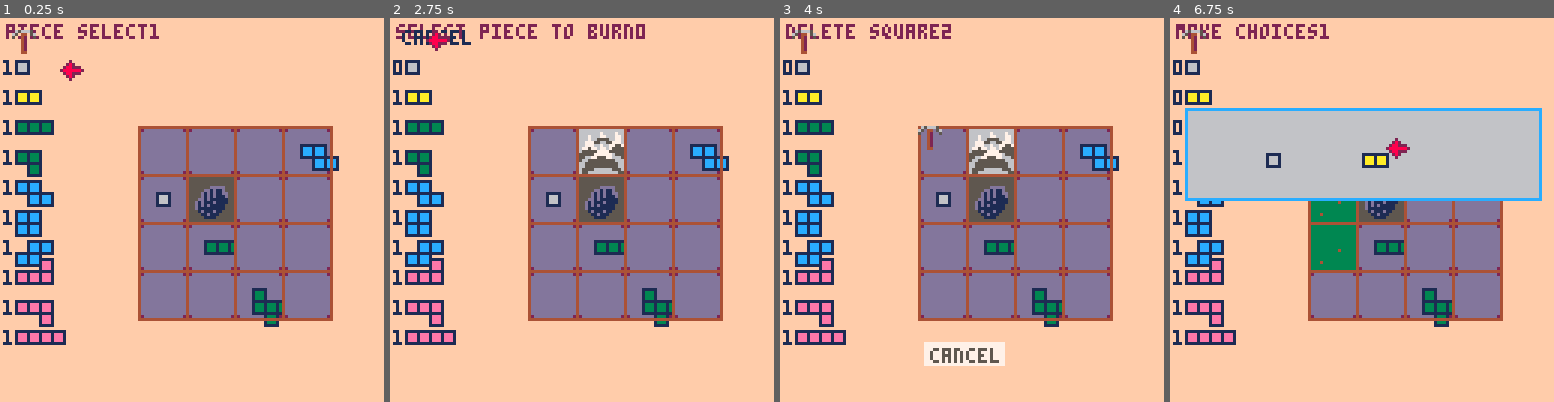
Above: before the commit, frames 1-4 (left to right).
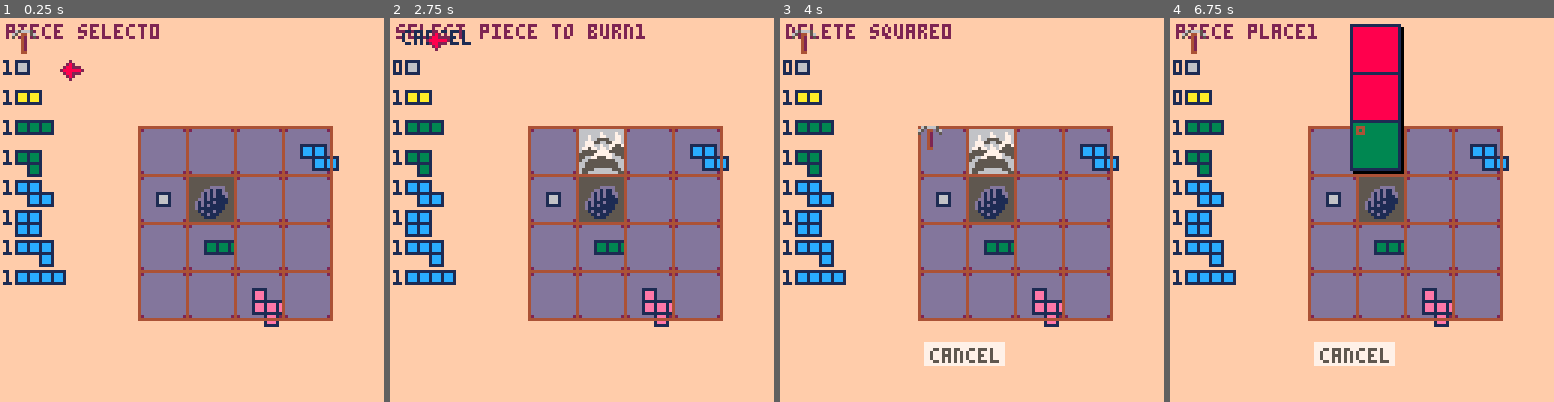
Above: after the commit, the same moments.

Repository: m-r-hunt/Pico-8-Carts
Game: PICO-8 cartridge bprk.p8
Two runs of this game, one before a commit and one after it. Both use one fixed random seed, a clock stepped at 60 frames per second and the inputs below.
Inputs:
- Up to frame 1 (0.25 s): no input
- Up to frame 2 (2.75 s): tap X (X key) at 0.33, 1.07, 1.85 s; tap O (Z key) at 0.7, 1.7, 2.1, 2.5 s; hold Right 1.6-2.1 s; hold Up 2.15-2.42 s; hold Right from 2.47 s (still down)
- Up to frame 3 (4 s): tap O (Z key) at 2.9, 3.3, 3.7 s; tap X (X key) at 2.97 s; release Right at 3.03 s; hold Left 3.08-3.58 s; hold Down 3.63-3.97 s
- Up to frame 4 (6.75 s): hold Right 4.02-4.68 s; tap X (X key) at 4.08, 5.2, 6.32 s; tap O (Z key) every 0.4 s from 4.1 to 6.5 s; hold Up 4.73-5.03 s; hold Left 5.08-5.68 s; hold Down 5.73-6.03 s; hold Right 6.08-6.58 s; hold Right from 6.63 s (still down)

The runs differ from the first frame. In frame 1, 2.1% of the frame differs, in the area x 0-74%, y 1-86%; in frame 2, 2.1%; in frame 3, 2.1%; in frame 4, 31%, in the area x 0-97%, y 1-91%.

Commit message:
Allow piece reflections

Diff:
--- a/bprk.p8
+++ b/bprk.p8
@@ -12,22 +12,20 @@
 
 	{{0,0},{1,0},{1,1},{2,1},spriten=7,previewc=12},
 	{{0,0},{1,0},{0,1},{1,1},spriten=7,previewc=12},
-	{{0,1},{1,1},{1,0},{2,0},spriten=7,previewc=12},
-	{{0,0},{1,0},{2,0},{2,-1},spriten=11,previewc=14},
-	{{0,0},{1,0},{2,0},{2,1},spriten=11,previewc=14},
-	{{0,0},{1,0},{2,0},{3,0},spriten=11,previewc=14},
-
-	{{0,0},{0,1},{1,1},{1,2},{2,1},spriten=3,previewc=3},
-	{{0,0},{0,1},{0,2},{1,2},{1,3},spriten=3,previewc=3},
+	{{0,0},{1,0},{2,0},{2,1},spriten=7,previewc=12},
+	{{0,0},{1,0},{2,0},{3,0},spriten=7,previewc=12},
+
+	{{0,0},{0,1},{1,1},{1,2},{2,1},spriten=11,previewc=14},
+	{{0,0},{0,1},{0,2},{1,2},{1,3},spriten=11,previewc=14},
 }
 
 --powerup option defs
 shorts={1,2}
 mids={3,4}
-longs={5,6,7,8,9,10}
-regpend=10 --regular piece end
-vlongs={11,12}
-available_vlongs={11,12}
+longs={5,6,7,8}
+regpend=8 --regular piece end
+vlongs={9,10}
+available_vlongs={}
 
 mode="piece select"
 selected_piece=1
@@ -69,6 +67,14 @@
 		return -x,-y
 	elseif r==3 then
 		return -y,x
+	elseif r==4 then
+	 return x,-y
+	elseif r==5 then
+	 return y,x
+	elseif r==6 then
+	 return -x,y
+	elseif r==7 then
+	 return -y,-x
 	end
 end
 
@@ -79,6 +85,7 @@
 	for i=regpend+1,#piece_defs do
 	 piece_pool[i]=0
 	end
+	reset_vlongs()
 	new_board()
 end
 
@@ -272,9 +279,9 @@
 	py=mid(1,py,4)
 
 	if btnp(5) then
-	 pr-=1
-	 if pr<0 then
-	  pr+=4
+	 pr+=1
+	 if pr>=8 then
+	  pr-=8
 	 end
 	end
 
@@ -445,7 +452,7 @@
 
 function _draw()
  cls(15)
- print(mode..selected_piece,2,2,2)
+ print(mode..pr,2,2,2)
  for i=1,regpend do
   local ybase=10*(i)+4
  	draw_piece_preview(i,5,ybase)
